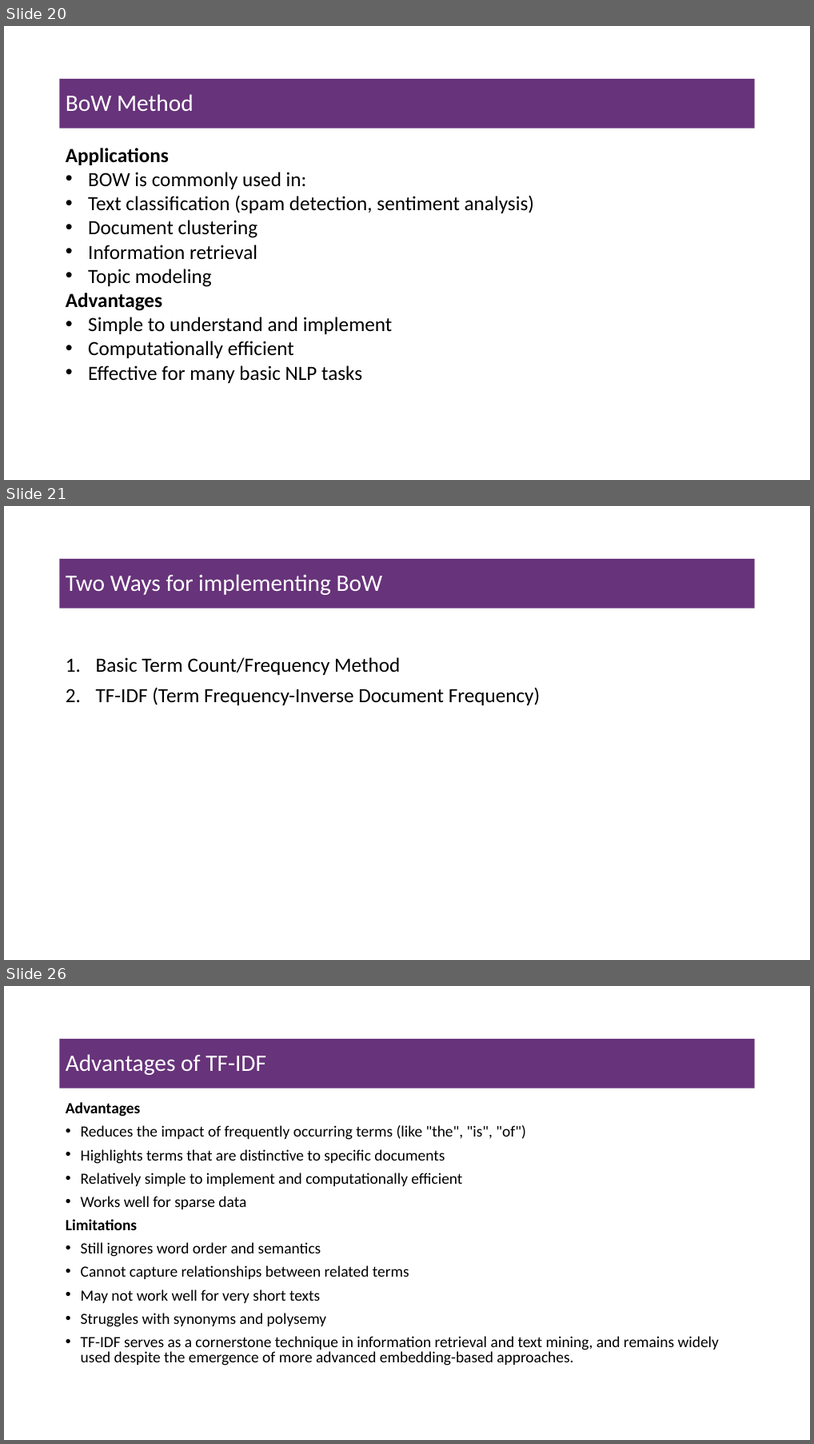
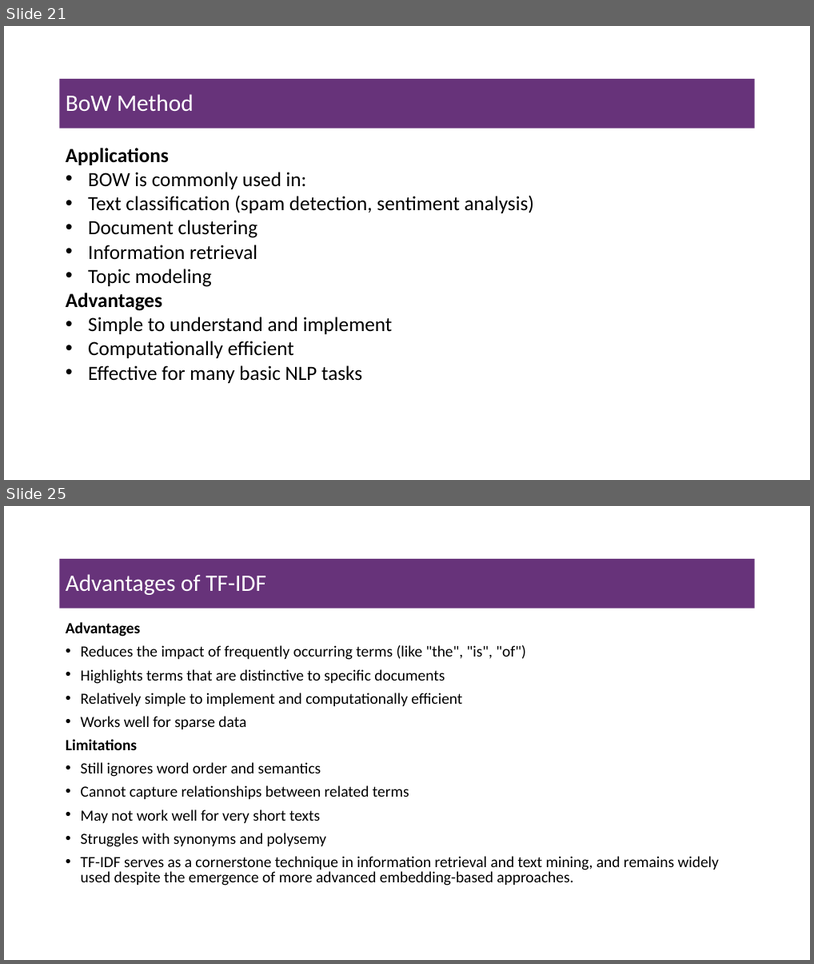
Before and after one commit to msfasha/307307-BI-Methods, a slide deck: 20242-NLP-LLM/lecture notes/Part 1 - Introduction to NLP/1.1-introduction to NLP.pptx. Shown one above the other, each under a label of ours: slides 20, 21 and 26 before the commit, slides 21 and 25 after it; the slides between them are not shown. The pictures are 814x1444 and 814x964 pixels, drawn with LibreOffice and Linux fonts; fonts in the diff are those of the drawing; background and template pictures are left out. Boxes give left, top, right and bottom in pixels: in the first picture for what was removed or moved away, otherwise in the second. Text is boxed around its words. In the diff, an @@ line names an element or a change of style, - is before the commit and + after.

```diff
--- a/20242-NLP-LLM/lecture notes/Part 1 - Introduction to NLP/1.1-introduction to NLP.pptx
+++ b/20242-NLP-LLM/lecture notes/Part 1 - Introduction to NLP/1.1-introduction to NLP.pptx
@@ slide 21 removed at <box>4,506,810,960</box>, background #FFFFFF @@
@@ title removed at <box>60,559,755,608</box> @@
-Two Ways for implementing BoW
@@ text removed at <box>96,657,540,705</box> @@
-1. Basic Term Count/Frequency Method
-2. TF-IDF (Term Frequency-Inverse Document Frequency)
@@ what was slide 20 is now slide 21 @@
@@ what was slide 26 is now slide 25 @@
```
Also in this commit, not shown: 5 slides changed, 5 other files.
